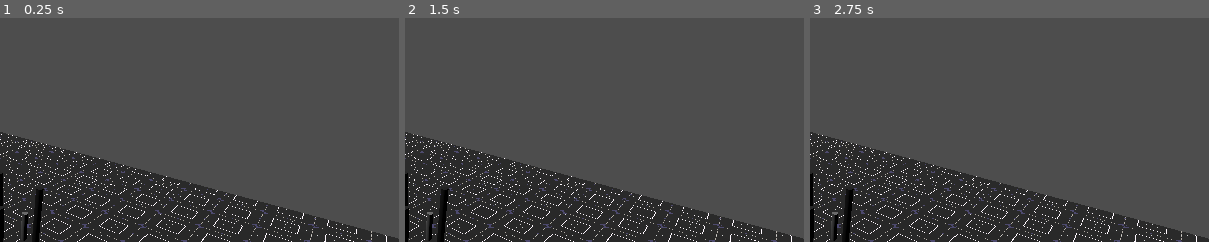
Above: before the commit, frames 1-3 (left to right).
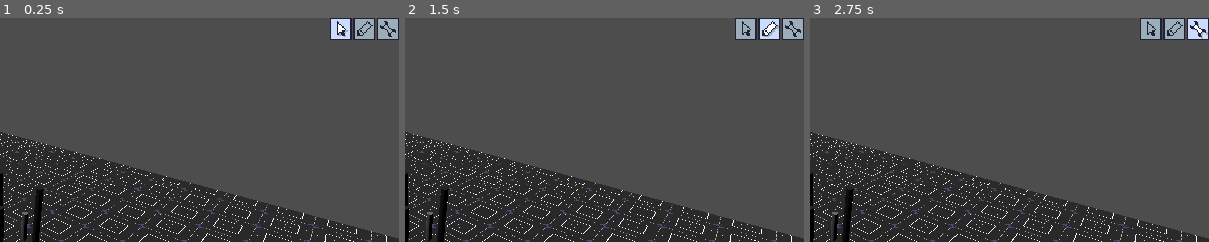
Above: after the commit, the same moments.

Repository: Tectato/Z1Simulator
Game: Godot game, scene res://Scenes/Editor.tscn
The game is run twice, just before and just after one commit, with the same random seed, the same clock (stepped at 60 frames per second) and the same inputs.
Inputs (mouse positions are % of the whole screen's width and height, from its top left):
- Up to frame 1 (0.25 s): no input
- Up to frame 2 (1.5 s): click (93, 2) at 0.52 s; click (96, 2) at 1.27 s
- Up to frame 3 (2.75 s): click (99, 2) at 2.02 s
The pictures show only the part of the screen within x 50-100%, y 0-50%; the shares and areas given below are measured in that part.

The runs differ from the first frame. In frame 1, 1.6% of the frame differs, in the area x 82-100%, y 0-10%; in frame 2, 1.6%; in frame 3, 1.6%.

Commit message:
mode groundwork

Diff:
--- a/Scenes/Editor.tscn
+++ b/Scenes/Editor.tscn
@@ -6,6 +6,41 @@
 [ext_resource type="Script" uid="uid://s5h5vbrpbbx1" path="res://Scripts/Editor/selector.gd" id="3_trcuy"]
 [ext_resource type="Script" uid="uid://kbaeibw07mff" path="res://Scripts/Editor/mover.gd" id="4_6ykgs"]
 [ext_resource type="Script" uid="uid://bg6t6is4srjq6" path="res://Scripts/Editor/editorInterface.gd" id="5_brgpd"]
+[ext_resource type="Texture2D" uid="uid://c6j8lhvash62a" path="res://Sprites/Buttons/Modes/select_inactive.png" id="6_847jc"]
+[ext_resource type="Texture2D" uid="uid://bewgkcvn3nn6i" path="res://Sprites/Buttons/Modes/select_active.png" id="7_ir51w"]
+[ext_resource type="Texture2D" uid="uid://bppmh3gus1iap" path="res://Sprites/Buttons/Modes/select_lit.png" id="8_fx05v"]
+[ext_resource type="Texture2D" uid="uid://drhwv66r33u5r" path="res://Sprites/Buttons/Modes/edit_inactive.png" id="9_crs40"]
+[ext_resource type="Texture2D" uid="uid://bhgjl4wm26jc4" path="res://Sprites/Buttons/Modes/edit_active.png" id="10_jrc0q"]
+[ext_resource type="Texture2D" uid="uid://cs3h7n2dx4dt7" path="res://Sprites/Buttons/Modes/edit_lit.png" id="11_8k47n"]
+[ext_resource type="Texture2D" uid="uid://dmnw7b8snx2qp" path="res://Sprites/Buttons/Modes/manage_inactive.png" id="12_jnb0j"]
+[ext_resource type="Texture2D" uid="uid://bjfsdwf0v20em" path="res://Sprites/Buttons/Modes/manage_active.png" id="13_i66mr"]
+[ext_resource type="Texture2D" uid="uid://vqwumundj5ds" path="res://Sprites/Buttons/Modes/manage_lit.png" id="14_1k7u0"]
+
+[sub_resource type="ButtonGroup" id="ButtonGroup_crs40"]
+
+[sub_resource type="InputEventKey" id="InputEventKey_crs40"]
+device = -1
+keycode = 49
+unicode = 49
+
+[sub_resource type="Shortcut" id="Shortcut_jrc0q"]
+events = [SubResource("InputEventKey_crs40")]
+
+[sub_resource type="InputEventKey" id="InputEventKey_8k47n"]
+device = -1
+keycode = 50
+unicode = 50
+
+[sub_resource type="Shortcut" id="Shortcut_jnb0j"]
+events = [SubResource("InputEventKey_8k47n")]
+
+[sub_resource type="InputEventKey" id="InputEventKey_i66mr"]
+device = -1
+keycode = 51
+unicode = 51
+
+[sub_resource type="Shortcut" id="Shortcut_1k7u0"]
+events = [SubResource("InputEventKey_i66mr")]
 
 [sub_resource type="SphereMesh" id="SphereMesh_0hhuw"]
 radius = 0.01
@@ -38,7 +73,7 @@
 transform = Transform3D(0.707107, -0.353553, 0.612373, 0, 0.866026, 0.5, -0.707107, -0.353553, 0.612373, 2, 2, 2)
 enabled = false
 exclude_parent = false
-collision_mask = 3
+collision_mask = 7
 collide_with_areas = true
 script = ExtResource("4_6ykgs")
 selector = NodePath("../Camera3D/SelectionRay")
@@ -108,27 +143,70 @@
 
 [node name="LoadProjectDialog" type="FileDialog" parent="Camera3D/Interface"]
 auto_translate_mode = 1
-title = "Open Project"
+title = "Open a File"
 ok_button_text = "Open"
 file_mode = 0
 filters = PackedStringArray("*.json;Project File;project.json")
 
 [node name="ImportProjectInstaceDialog" type="FileDialog" parent="Camera3D/Interface"]
 auto_translate_mode = 1
-title = "Import Project as Instance"
+title = "Open a File"
 ok_button_text = "Open"
 file_mode = 0
 filters = PackedStringArray("*.json;Project File;project.json")
 
 [node name="ImportSheetDialog" type="FileDialog" parent="Camera3D/Interface"]
 auto_translate_mode = 1
-title = "Import Sheet"
+title = "Open File(s)"
 ok_button_text = "Open"
 file_mode = 1
 filters = PackedStringArray("*.svg;Vector Images;sheet.svg")
 
+[node name="ModeBar" type="HBoxContainer" parent="Camera3D/Interface"]
+texture_filter = 1
+layout_direction = 2
+layout_mode = 1
+anchors_preset = 1
+anchor_left = 1.0
+anchor_right = 1.0
+offset_left = -100.0
+offset_right = -44.0
+offset_bottom = 16.0
+grow_horizontal = 0
+scale = Vector2(2, 2)
+theme_override_constants/separation = 1
+
+[node name="Select" type="TextureButton" parent="Camera3D/Interface/ModeBar"]
+layout_mode = 2
+toggle_mode = true
+button_pressed = true
+button_group = SubResource("ButtonGroup_crs40")
+shortcut = SubResource("Shortcut_jrc0q")
+texture_normal = ExtResource("6_847jc")
+texture_pressed = ExtResource("7_ir51w")
+texture_hover = ExtResource("8_fx05v")
+
+[node name="Edit" type="TextureButton" parent="Camera3D/Interface/ModeBar"]
+layout_mode = 2
+toggle_mode = true
+button_group = SubResource("ButtonGroup_crs40")
+shortcut = SubResource("Shortcut_jnb0j")
+texture_normal = ExtResource("9_crs40")
+texture_pressed = ExtResource("10_jrc0q")
+texture_hover = ExtResource("11_8k47n")
+
+[node name="Manage" type="TextureButton" parent="Camera3D/Interface/ModeBar"]
+layout_mode = 2
+toggle_mode = true
+button_group = SubResource("ButtonGroup_crs40")
+shortcut = SubResource("Shortcut_1k7u0")
+texture_normal = ExtResource("12_jnb0j")
+texture_pressed = ExtResource("13_i66mr")
+texture_hover = ExtResource("14_1k7u0")
+
 [node name="SelectionRay" type="RayCast3D" parent="Camera3D" node_paths=PackedStringArray("camera", "mover", "debugLabel")]
 enabled = false
+collision_mask = 3
 collide_with_areas = true
 script = ExtResource("3_trcuy")
 camera = NodePath("..")
@@ -155,3 +233,6 @@
 [connection signal="file_selected" from="Camera3D/Interface/LoadProjectDialog" to="." method="loadProject"]
 [connection signal="file_selected" from="Camera3D/Interface/ImportProjectInstaceDialog" to="." method="importProjectInstace"]
 [connection signal="file_selected" from="Camera3D/Interface/ImportSheetDialog" to="." method="importSheet"]
+[connection signal="toggled" from="Camera3D/Interface/ModeBar/Select" to="Camera3D/Interface" method="_on_select_toggled"]
+[connection signal="toggled" from="Camera3D/Interface/ModeBar/Edit" to="Camera3D/Interface" method="_on_edit_toggled"]
+[connection signal="toggled" from="Camera3D/Interface/ModeBar/Manage" to="Camera3D/Interface" method="_on_manage_toggled"]
--- /dev/null
+++ b/Scenes/Machine.tscn
@@ -0,0 +1,19 @@
+[gd_scene load_steps=3 format=3 uid="uid://bid8yuc1ufp1d"]
+
+[ext_resource type="Script" uid="uid://baw1bypo5hmfp" path="res://Scripts/Editor/machine.gd" id="1_ovuu0"]
+
+[sub_resource type="BoxShape3D" id="BoxShape3D_ovuu0"]
+
+[node name="Machine" type="Node3D"]
+script = ExtResource("1_ovuu0")
+
+[node name="AlignmentManager" type="Node" parent="."]
+
+[node name="BoundingBox" type="Area3D" parent="."]
+collision_layer = 8
+collision_mask = 0
+
+[node name="CollisionShape3D" type="CollisionShape3D" parent="BoundingBox"]
+shape = SubResource("BoxShape3D_ovuu0")
+
+[node name="Parts" type="Node3D" parent="."]
--- a/Scenes/Parts/Baseplate.tscn
+++ b/Scenes/Parts/Baseplate.tscn
@@ -22,7 +22,8 @@
 mesh = SubResource("PlaneMesh_frs87")
 
 [node name="Area3D" type="Area3D" parent="MeshInstance3D"]
-collision_layer = 2
+collision_layer = 4
+collision_mask = 0
 
 [node name="CollisionShape3D" type="CollisionShape3D" parent="MeshInstance3D/Area3D"]
 transform = Transform3D(1, 0, 0, 0, 1, 0, 0, 0, 1, 0, -0.05, 0)
--- a/Scenes/Parts/Pin.tscn
+++ b/Scenes/Parts/Pin.tscn
@@ -31,6 +31,8 @@
 mesh = SubResource("CylinderMesh_vqpos")
 
 [node name="Area3D" type="Area3D" parent="."]
+collision_layer = 2
+collision_mask = 0
 
 [node name="CollisionShape3D" type="CollisionShape3D" parent="Area3D"]
 shape = SubResource("CylinderShape3D_ax1co")
--- a/Scenes/Parts/Sheet.tscn
+++ b/Scenes/Parts/Sheet.tscn
@@ -32,6 +32,7 @@
 texture = ExtResource("2_k6d36")
 
 [node name="Outline" type="Area3D" parent="."]
+collision_mask = 0
 
 [node name="Polygon" type="CollisionPolygon3D" parent="Outline"]
 transform = Transform3D(1, 0, 0, 0, -4.37114e-08, -1, 0, 1, -4.37114e-08, 0, 0, 0)
--- a/Scripts/Editor/editor.gd
+++ b/Scripts/Editor/editor.gd
@@ -2,6 +2,7 @@
 class_name Editor
 
 var savePath = ""
+
 
 func newProject():
 	pass
--- a/Scripts/Editor/editorInterface.gd
+++ b/Scripts/Editor/editorInterface.gd
@@ -5,6 +5,10 @@
 @onready var loadProjectDialog = $LoadProjectDialog
 @onready var importProjectDialog = $ImportProjectInstaceDialog
 @onready var importSheetDialog = $ImportSheetDialog
+
+@onready var ModeSelect = $ModeBar/Select
+@onready var ModeEdit = $ModeBar/Edit
+@onready var ModeManage = $ModeBar/Manage
 
 func _on_file_id_pressed(id: int) -> void:
 	match(id):
@@ -23,3 +27,16 @@
 			importProjectDialog.popup()
 		5:
 			importSheetDialog.popup()
+
+
+func _on_select_toggled(toggled_on: bool) -> void:
+	if toggled_on:
+		Global.workspace.setMode(Workspace.Mode.Select)
+
+func _on_edit_toggled(toggled_on: bool) -> void:
+	if toggled_on:
+		Global.workspace.setMode(Workspace.Mode.Edit)
+
+func _on_manage_toggled(toggled_on: bool) -> void:
+	if toggled_on:
+		Global.workspace.setMode(Workspace.Mode.Manage)
--- /dev/null
+++ b/Scripts/Editor/machine.gd
@@ -0,0 +1,14 @@
+extends Node3D
+class_name Machine
+
+func updateBB():
+	pass
+
+func serialize():
+	var output = JSON.new()
+	for part in $Parts.get_children():
+		pass
+	return output
+
+func import(path):
+	pass
--- a/Scripts/Editor/selector.gd
+++ b/Scripts/Editor/selector.gd
@@ -12,6 +12,19 @@
 var dragging = false
 var selected : Selectable
 var ignoreList = []
+
+func _ready() -> void:
+	Global.workspace.modeChanged.connect(modeChanged)
+
+func modeChanged(mode):
+	deselect()
+	match(mode):
+		Workspace.Mode.Select:
+			collision_mask = 0b1000
+		Workspace.Mode.Edit:
+			collision_mask = 0b0011
+		Workspace.Mode.Manage:
+			collision_mask = 0b0010
 
 func _on_click_area_gui_input(event: InputEvent) -> void:
 	if !event.is_echo():
@@ -74,9 +87,7 @@
 	#debugLabel.text = str(mouseRelative) + "\n" + str(selected.global_position)
 
 func select(target):
-	if selected:
-		selected.setSelected(false)
-		selected = null
+	deselect()
 	if target:
 		ignoreList.append(target)
 		var targetParent = target.get_parent()
@@ -89,3 +100,8 @@
 			print("Not selectable")
 	else:
 		print("No Hit")
+
+func deselect():
+	if selected:
+		selected.setSelected(false)
+		selected = null
--- a/Scripts/Editor/workspace.gd
+++ b/Scripts/Editor/workspace.gd
@@ -1 +1,22 @@
 extends Node3D
+class_name Workspace
+
+const MACHINE = preload("res://Scenes/Machine.tscn")
+
+# Select: Select & move Machines - Edit: Edit selected Machine - Manage: Define inputs/outputs, link Machines together
+enum Mode {Select, Edit, Manage}
+
+var mode = Mode.Select
+signal modeChanged(newMode)
+
+func _ready() -> void:
+	Global.workspace = self
+
+func setMode(newMode):
+	mode = newMode
+	modeChanged.emit(mode)
+
+func createNew():
+	var newMachine = MACHINE.instantiate()
+	add_child(newMachine)
+	return newMachine
--- a/Scripts/global.gd
+++ b/Scripts/global.gd
@@ -1,4 +1,6 @@
 extends Node
+
+var workspace : Workspace
 
 var lookSensitivity = 0.3
 var moveSensitivity = 0.2
--- a/project.godot
+++ b/project.godot
@@ -56,3 +56,10 @@
 "events": [Object(InputEventMouseButton,"resource_local_to_scene":false,"resource_name":"","device":-1,"window_id":0,"a …(253 unchanged characters)…
 ]
 }
+
+[layer_names]
+
+3d_physics/layer_1="Sheets"
+3d_physics/layer_2="Pins"
+3d_physics/layer_3="Solid"
+3d_physics/layer_4="Machines"
Not shown: 1 places in Scenes/Editor.tscn that only renumber resources
Not shown, added: Scripts/Editor/machine.gd.uid
Binary file added: Sprites/Buttons/Modes/edit_active.png
Not shown, added: Sprites/Buttons/Modes/edit_active.png.import
Binary file added: Sprites/Buttons/Modes/edit_inactive.png
Not shown, added: Sprites/Buttons/Modes/edit_inactive.png.import
Binary file added: Sprites/Buttons/Modes/edit_lit.png
Not shown, added: Sprites/Buttons/Modes/edit_lit.png.import
Binary file added: Sprites/Buttons/Modes/manage_active.png
Not shown, added: Sprites/Buttons/Modes/manage_active.png.import
Binary file added: Sprites/Buttons/Modes/manage_inactive.png
Not shown, added: Sprites/Buttons/Modes/manage_inactive.png.import
(and 8 more such lines)
